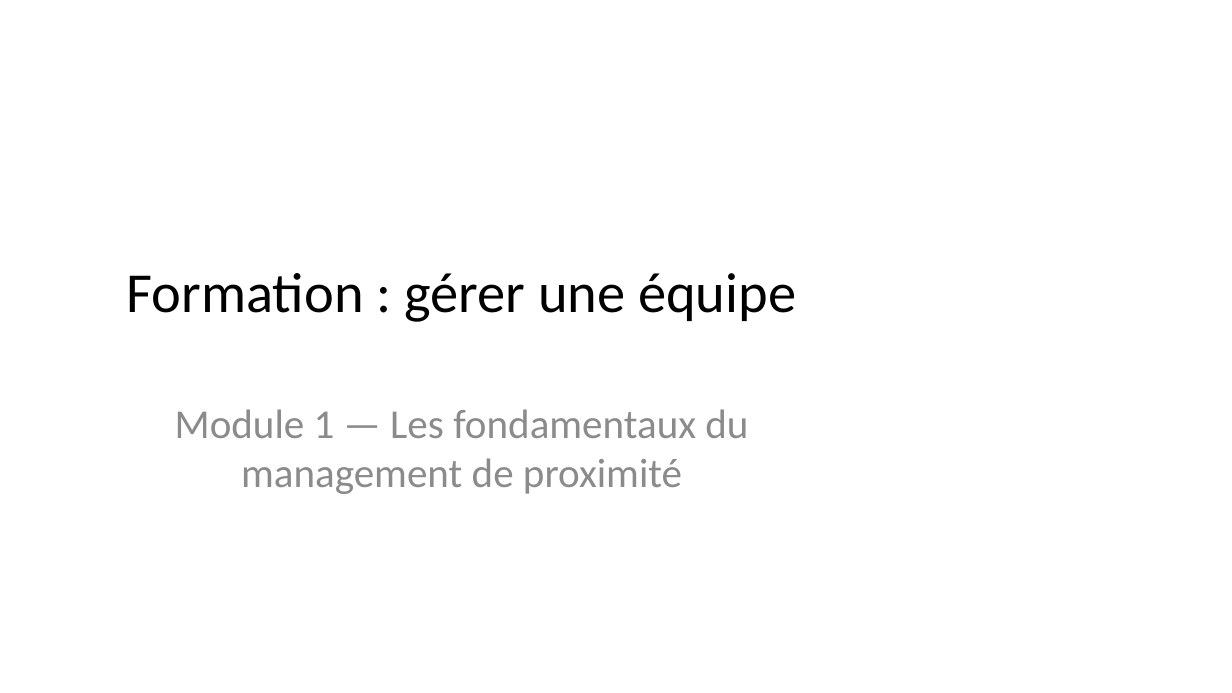
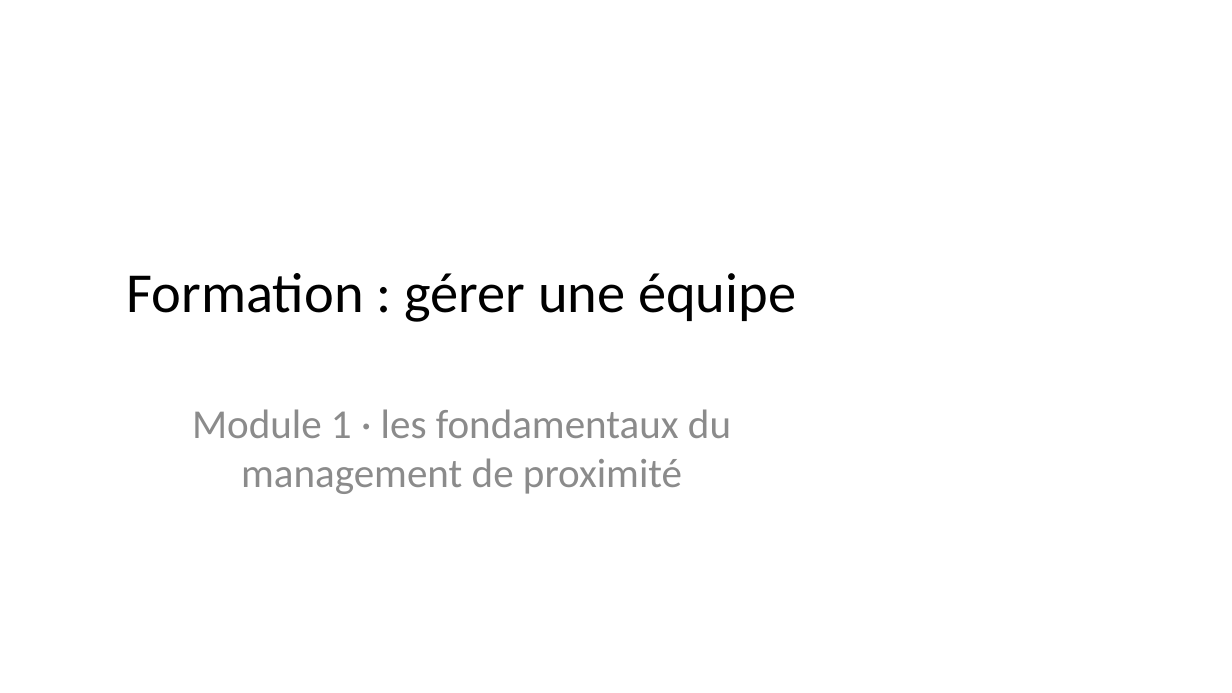
Before and after one commit to riadh0707/client, a slide deck: slide 1 of uploads/pdf/formation-equipe-exemple.pptx. Drawn at 1232x693 pixels with LibreOffice and Linux fonts; fonts in the diff are those of the drawing. Boxes give left, top, right and bottom in pixels: in the first picture for what was removed or moved away, otherwise in the second. Text is boxed around its words. In the diff, an @@ line names an element or a change of style, - is before the commit and + after.

```diff
--- a/uploads/pdf/formation-equipe-exemple.pptx
+++ b/uploads/pdf/formation-equipe-exemple.pptx
@@ subtitle at bbox=[192, 409, 731, 494]: text changed @@
-Module 1 — Les fondamentaux du management de proximité
+Module 1 · les fondamentaux du management de proximité
```
Also in this commit, not shown: 51 other files.
